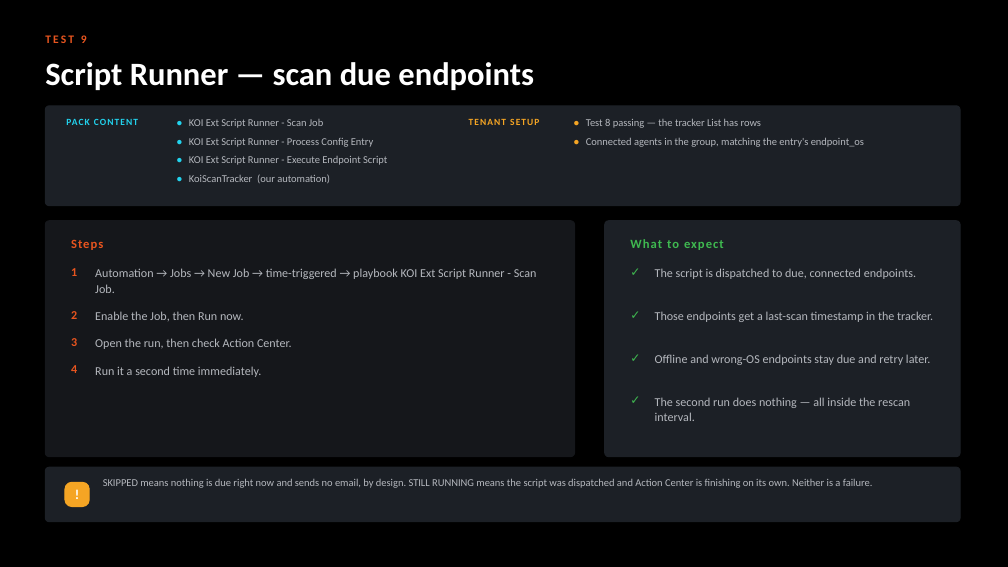
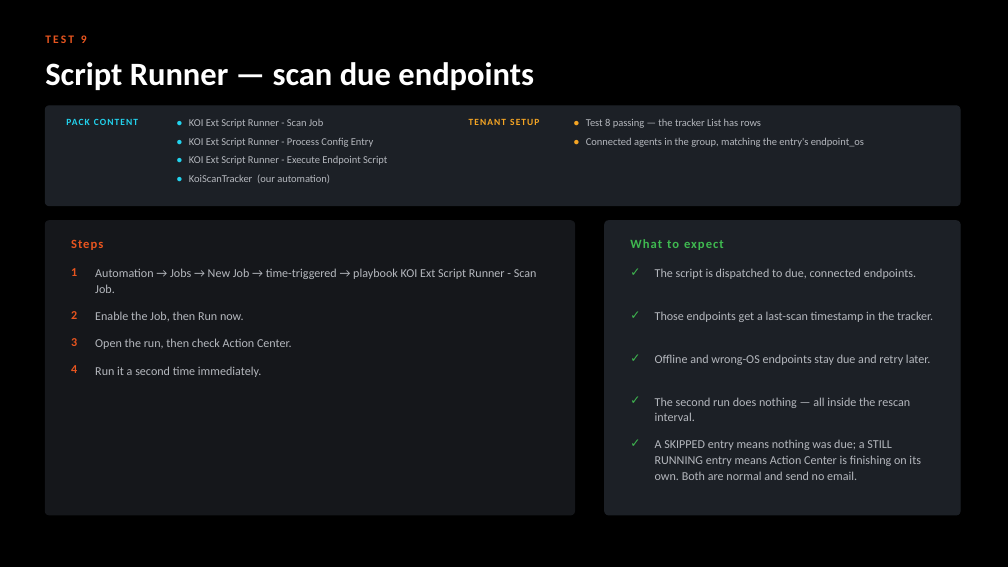
Before and after one commit to ayman-m/koi-xsiam-markeplacepack, a slide deck: slide 13 of docs/KOI_Marketplace_Pack_Test_Guide.pptx. Drawn at 1008x567 pixels with LibreOffice and Linux fonts; fonts in the diff are those of the drawing. Boxes give left, top, right and bottom in pixels: in the first picture for what was removed or moved away, otherwise in the second. Text is boxed around its words. In the diff, an @@ line names an element or a change of style, - is before the commit and + after.

```diff
--- a/docs/KOI_Marketplace_Pack_Test_Guide.pptx
+++ b/docs/KOI_Marketplace_Pack_Test_Guide.pptx
@@ rounded rectangle resized from (x1=45, y1=221, x2=575, y2=457) to (x1=45, y1=221, x2=575, y2=515) @@
@@ rounded rectangle at (x1=45, y1=221, x2=575, y2=515): proportions changed @@
@@ rounded rectangle at (x1=605, y1=221, x2=960, y2=515): proportions changed @@
@@ rounded rectangle resized from (x1=605, y1=221, x2=960, y2=457) to (x1=605, y1=221, x2=960, y2=515) @@
@@ text at (x1=631, y1=436, x2=649, y2=457): text changed; size 13 to 11.5 pt; text colour #FFFFFF to #3FB950 @@
-!
+✓
@@ text "✓" at (x1=631, y1=436, x2=649, y2=457): vertical alignment middle to top @@
@@ text added at (x1=655, y1=440, x2=921, y2=480), 11.5 pt, text #B4B7BD @@
+A SKIPPED entry means nothing was due; a STILL RUNNING entry means Action Center is finishing on its own. Both are normal and send no email.
@@ rounded rectangle removed at (x1=45, y1=467, x2=960, y2=522) @@
@@ text removed at (x1=103, y1=479, x2=873, y2=488) @@
-SKIPPED means nothing is due right now and sends no email, by design. STILL RUNNING means the script was dispatched and Action Center is finishing on its own. Neither is a failure.
@@ rounded rectangle removed at (x1=65, y1=482, x2=89, y2=507) @@
```
Also in this commit, not shown: 11 other slides changed, 1 slide removed, 2 other files.
